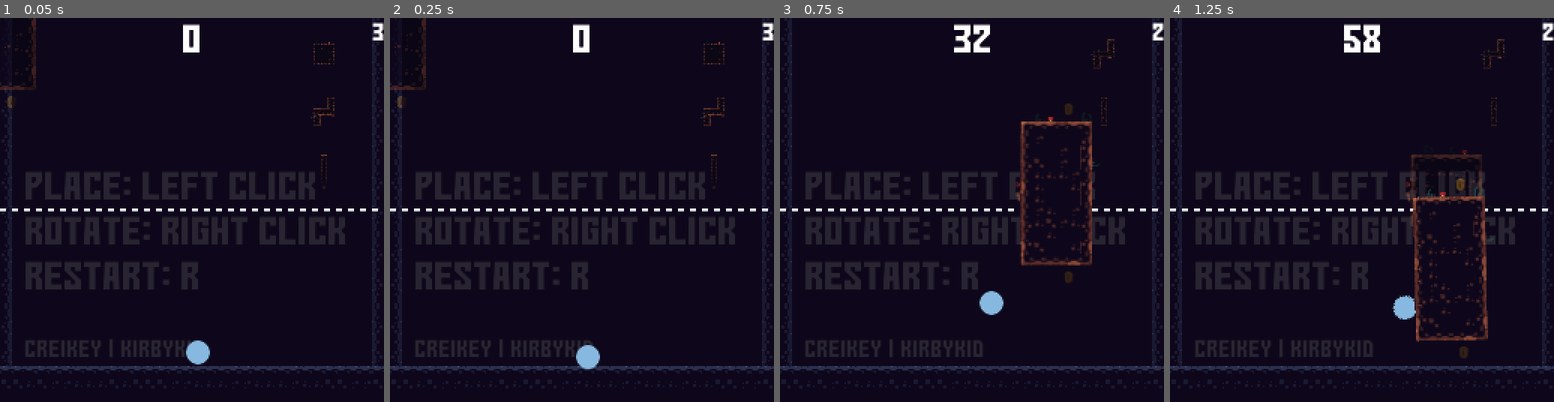
Above: before the commit, frames 1-4 (left to right).
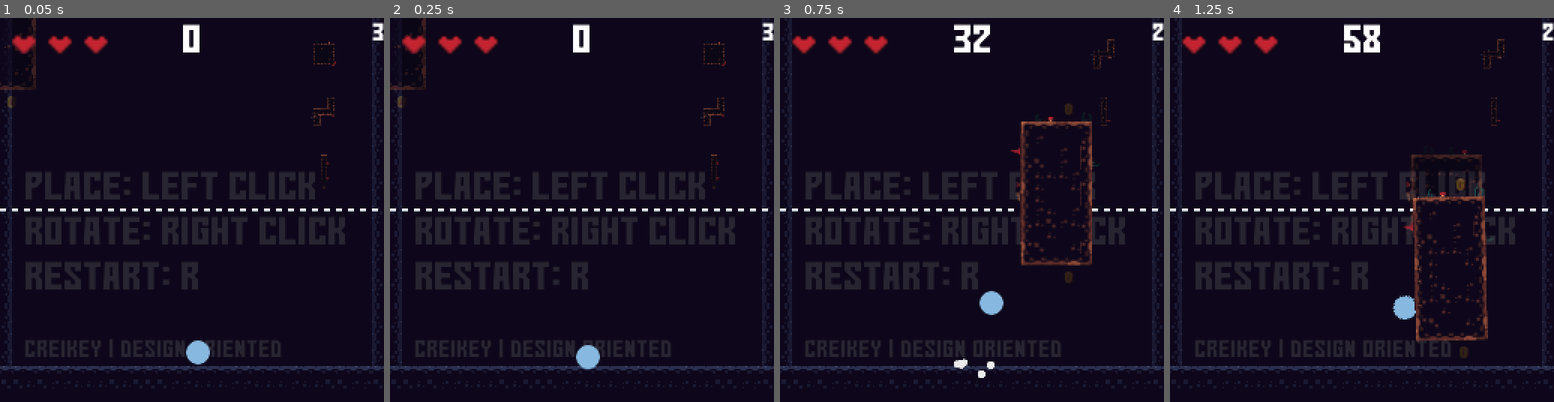
Above: after the commit, the same moments.

Repository: creikey/SkyLimit
Game: Godot game, scene res://Main.tscn
The game is run twice, just before and just after one commit, with the same random seed, the same clock (stepped at 60 frames per second) and the same inputs.
Inputs (mouse positions are in pixels of both pictures, inside the frame that each line leads up to):
- Up to frame 1 (0.05 s): no input
- Up to frame 2 (0.25 s): no input
- Up to frame 3 (0.75 s): tap Enter at 0.5 s; move the mouse to (1056, 190) at 0.52 s; hold D (right) from 0.53 s (still down); hold W (jump) from 0.53 s (still down); click (1056, 190) at 0.6 s
- Up to frame 4 (1.25 s): keep holding D (right); keep holding W (jump)

The runs differ from the first frame. In frame 1, 1.2% of the frame differs, in the area x 3-88%, y 4-89%; in frame 2, 1.2%; in frame 3, 1.3%, in the area x 3-86%, y 4-94%; in frame 4, 1.2%.

Commit message:
Add particle effects and sound effects

Diff:
--- a/BlockPickup.gd
+++ b/BlockPickup.gd
@@ -17,6 +17,6 @@
 
 
 func _on_BlockPickup_body_entered(body):
-	if body is Player:
+	if enabled and body is Player:
 		body.on_collect_pickup()
 		queue_free()
--- a/Chunk.gd
+++ b/Chunk.gd
@@ -3,6 +3,7 @@
 class_name Chunk
 
 signal frozen
+signal placed
 
 onready var tile: TileMap = $TileMap
 
@@ -31,6 +32,7 @@
 	$TileMap.scale = s
 
 func place():
+	emit_signal("placed")
 	set_collision_layer_bit(0, true)
 	set_collision_mask_bit(0, true)
 	gravity_scale = 0.5
--- /dev/null
+++ b/DieParticles.gd
@@ -0,0 +1,8 @@
+extends CPUParticles2D
+
+func _ready():
+	one_shot = true
+	get_tree().create_timer(lifetime).connect("timeout", self, "_timeout")
+
+func _timeout():
+	queue_free()
--- /dev/null
+++ b/JumpParticles.tscn
@@ -0,0 +1,23 @@
+[gd_scene load_steps=4 format=2]
+
+[ext_resource path="res://particle.png" type="Texture" id=1]
+[ext_resource path="res://DieParticles.gd" type="Script" id=2]
+
+[sub_resource type="Curve" id=13]
+_data = [ Vector2( 0, 1 ), 0.0, 0.0766668, 0, 0, Vector2( 0.530973, 0 ), 0.0, 0.0, 0, 0 ]
+
+[node name="JumpParticles" type="CPUParticles2D"]
+position = Vector2( 132, 223 )
+amount = 5
+explosiveness = 1.0
+texture = ExtResource( 1 )
+direction = Vector2( 0, 1 )
+spread = 90.0
+gravity = Vector2( 0, 0 )
+initial_velocity = 93.72
+initial_velocity_random = 0.58
+damping = 8.07
+scale_amount = 0.31
+scale_amount_random = 0.35
+scale_amount_curve = SubResource( 13 )
+script = ExtResource( 2 )
--- a/Player.gd
+++ b/Player.gd
@@ -3,6 +3,7 @@
 class_name Player
 
 signal collected_pickup
+signal hurt
 
 const move_force_floor: float = 600.0 + 350.0
 const move_force_air: float = 150.0
@@ -11,6 +12,7 @@
 const wall_jump_up_impulse: float = jump_impulse * 0.8
 const wall_jump_impulse: float = 100.0
 
+var lives: int = 3
 var jumping: bool = false
 
 onready var jump_casts = [
@@ -31,6 +33,11 @@
 		w.add_exception(self)
 
 
+func hurt(amount_lives: int):
+	lives -= amount_lives
+	$Hurt.play()
+	emit_signal("hurt")
+
 func on_floor() -> bool:
 	for j in jump_casts:
 		if j.is_colliding():
@@ -44,6 +51,7 @@
 	return false
 
 func on_collect_pickup():
+	$Pickup.play()
 	emit_signal("collected_pickup")
 
 func _physics_process(_delta):
@@ -68,13 +76,26 @@
 func _input(event):
 	if event.is_action_pressed("jump") and on_floor():
 		apply_central_impulse(Vector2(0, -jump_impulse))
+		$Jump.pitch_scale = rand_range(0.9, 1.1)
+		$Jump.play()
+		var new_particle: Node2D = preload("res://JumpParticles.tscn").instance()
+		get_parent().add_child(new_particle)
+		new_particle.global_position = global_position
 		jumping = true
 	if not on_floor() and event.is_action_pressed("jump") and touching_wall():
 		var horizontal_impulse_direction: float = 0.0
+		$SideJump.play()
 		if $NoRotation/WallCastLeft.is_colliding():
 			horizontal_impulse_direction = 1.0
+			var new_particle: Node2D = preload("res://RightParticles.tscn").instance()
+			get_parent().add_child(new_particle)
+			new_particle.global_position = global_position
 		else:
 			horizontal_impulse_direction = -1.0
+			var new_particle: Node2D = preload("res://RightParticles.tscn").instance()
+			get_parent().add_child(new_particle)
+			new_particle.global_position = global_position
+			new_particle.scale.x = -1.0
 		apply_central_impulse(Vector2(horizontal_impulse_direction*wall_jump_impulse, -wall_jump_up_impulse))
 		jumping = true
 	if event.is_action_released("jump"):
--- /dev/null
+++ b/RightParticles.tscn
@@ -0,0 +1,6 @@
+[gd_scene load_steps=2 format=2]
+
+[ext_resource path="res://JumpParticles.tscn" type="PackedScene" id=1]
+
+[node name="RightParticles" instance=ExtResource( 1 )]
+direction = Vector2( 1, 0 )
--- a/Root.tscn
+++ b/Root.tscn
@@ -7,16 +7,17 @@
 [ext_resource path="res://wall.png" type="Texture" id=5]
 [ext_resource path="res://ChunkPlacer.gd" type="Script" id=6]
 [ext_resource path="res://gomarice_no_continue.ttf" type="DynamicFontData" id=7]
-[ext_resource path="res://particle.png" type="Texture" id=8]
+[ext_resource path="res://flap.wav" type="AudioStream" id=8]
+[ext_resource path="res://tiles.png" type="Texture" id=9]
 [ext_resource path="res://dot.png" type="Texture" id=10]
 [ext_resource path="res://UpNext.gd" type="Script" id=11]
 [ext_resource path="res://UI.gd" type="Script" id=12]
 [ext_resource path="res://SessionManager.gd" type="Script" id=13]
 [ext_resource path="res://place.wav" type="AudioStream" id=14]
 [ext_resource path="res://energize.wav" type="AudioStream" id=15]
-
-[sub_resource type="Curve" id=13]
-_data = [ Vector2( 0, 1 ), 0.0, 0.0766668, 0, 0, Vector2( 0.818182, 0 ), 0.0, 0.0, 0, 0 ]
+[ext_resource path="res://pickup.wav" type="AudioStream" id=16]
+[ext_resource path="res://hurt.wav" type="AudioStream" id=17]
+[ext_resource path="res://sideslap.wav" type="AudioStream" id=18]
 
 [sub_resource type="PhysicsMaterial" id=2]
 
@@ -34,6 +35,10 @@
 font_data = ExtResource( 7 )
 
 [sub_resource type="DynamicFont" id=12]
+size = 26
+font_data = ExtResource( 7 )
+
+[sub_resource type="DynamicFont" id=14]
 size = 26
 font_data = ExtResource( 7 )
 
@@ -81,21 +86,6 @@
 "_edit_lock_": true
 }
 
-[node name="CPUParticles2D" type="CPUParticles2D" parent="."]
-visible = false
-position = Vector2( 132, 223 )
-amount = 6
-explosiveness = 1.0
-texture = ExtResource( 8 )
-spread = 180.0
-gravity = Vector2( 0, 0 )
-initial_velocity = 50.07
-initial_velocity_random = 0.58
-damping = 8.07
-scale_amount = 0.31
-scale_amount_random = 0.35
-scale_amount_curve = SubResource( 13 )
-
 [node name="Player" type="RigidBody2D" parent="."]
 position = Vector2( 132, 223 )
 physics_material_override = SubResource( 2 )
@@ -149,6 +139,21 @@
 enabled = true
 exclude_parent = false
 cast_to = Vector2( 0, 16 )
+
+[node name="Pickup" type="AudioStreamPlayer" parent="Player"]
+stream = ExtResource( 16 )
+volume_db = -0.248
+
+[node name="Hurt" type="AudioStreamPlayer" parent="Player"]
+pause_mode = 2
+stream = ExtResource( 17 )
+
+[node name="Jump" type="AudioStreamPlayer" parent="Player"]
+stream = ExtResource( 8 )
+volume_db = 4.123
+
+[node name="SideJump" type="AudioStreamPlayer" parent="Player"]
+stream = ExtResource( 18 )
 
 [node name="ChunkPlacer" type="Node2D" parent="."]
 modulate = Color( 1, 1, 1, 0.635294 )
@@ -190,9 +195,10 @@
 margin_bottom = 238.0
 custom_colors/font_color = Color( 1, 1, 1, 0.34902 )
 custom_fonts/font = SubResource( 10 )
-text = "creikey | kirbykid"
+text = "creikey | Design oriented"
 
 [node name="UI" type="Control" parent="."]
+pause_mode = 2
 margin_right = 256.0
 margin_bottom = 256.0
 mouse_filter = 2
@@ -219,7 +225,48 @@
 position = Vector2( 216, 24 )
 script = ExtResource( 11 )
 
+[node name="Hearts" type="Control" parent="UI"]
+margin_right = 40.0
+margin_bottom = 40.0
+
+[node name="Heart1" type="Sprite" parent="UI/Hearts"]
+position = Vector2( 16, 16 )
+scale = Vector2( 2, 2 )
+texture = ExtResource( 9 )
+region_enabled = true
+region_rect = Rect2( 96, 32, 8, 8 )
+
+[node name="Heart2" type="Sprite" parent="UI/Hearts"]
+position = Vector2( 40, 16 )
+scale = Vector2( 2, 2 )
+texture = ExtResource( 9 )
+region_enabled = true
+region_rect = Rect2( 96, 32, 8, 8 )
+
+[node name="Heart3" type="Sprite" parent="UI/Hearts"]
+position = Vector2( 64, 16 )
+scale = Vector2( 2, 2 )
+texture = ExtResource( 9 )
+region_enabled = true
+region_rect = Rect2( 96, 32, 8, 8 )
+
+[node name="Died" type="ColorRect" parent="UI"]
+visible = false
+anchor_right = 1.0
+anchor_bottom = 1.0
+color = Color( 0, 0, 0, 0.568627 )
+
+[node name="Label" type="Label" parent="UI/Died"]
+anchor_right = 1.0
+anchor_bottom = 1.0
+custom_fonts/font = SubResource( 14 )
+text = "Died.
+R to restart"
+align = 1
+valign = 1
+
 [node name="SessionManager" type="Node" parent="."]
+pause_mode = 2
 script = ExtResource( 13 )
 
 [node name="Energize" type="AudioStreamPlayer" parent="SessionManager"]
--- a/SessionManager.gd
+++ b/SessionManager.gd
@@ -20,6 +20,7 @@
 		emit_signal("reset_blocks_left_to", max_blocks)
 		for b in root.get_node("Chunks").get_children():
 			b.freeze()
+		root.get_node("Player").lives = 3
 # warning-ignore:narrowing_conversion
 	score = max(score, -int(player.global_position.y - 223.0))
 
@@ -27,6 +28,6 @@
 	root.get_node("UI/Score").text = str(score)
 	root.get_node("NextLine").global_position.y = must_get_to_height
 
-func _input(event):
-	if event.is_action_pressed("restart"):
+	if Input.is_action_just_pressed("restart"):
+		get_tree().paused = false
 		var _err = get_tree().reload_current_scene()
--- /dev/null
+++ b/Spike.gd
@@ -0,0 +1,20 @@
+extends Area2D
+
+export var chance_is_destroyed: float = 0.3
+
+var enabled: bool = false
+
+func _ready():
+	randomize()
+	if rand_range(0.0, 1.0) < chance_is_destroyed:
+		queue_free()
+	var chunk: Chunk = get_parent().get_parent()
+	var _err = chunk.connect("placed", self, "on_placed")
+
+func on_placed():
+	enabled = true
+
+func _on_Spike_body_entered(body):
+	if enabled and body is Player:
+		body.hurt(1)
+		body.apply_central_impulse((Vector2(0, -1).rotated(global_rotation)).normalized()*300.0)
--- a/Spike.tscn
+++ b/Spike.tscn
@@ -1,11 +1,14 @@
-[gd_scene load_steps=3 format=2]
+[gd_scene load_steps=4 format=2]
 
 [ext_resource path="res://tiles.png" type="Texture" id=1]
+[ext_resource path="res://Spike.gd" type="Script" id=2]
 
 [sub_resource type="RectangleShape2D" id=1]
 extents = Vector2( 1, 3.5 )
 
 [node name="Spike" type="Area2D"]
+script = ExtResource( 2 )
+chance_is_destroyed = 0.8
 
 [node name="Sprite" type="Sprite" parent="."]
 texture = ExtResource( 1 )
@@ -16,3 +19,5 @@
 [node name="CollisionShape2D" type="CollisionShape2D" parent="."]
 position = Vector2( 4, 4.5 )
 shape = SubResource( 1 )
+
+[connection signal="body_entered" from="." to="." method="_on_Spike_body_entered"]
--- a/UI.gd
+++ b/UI.gd
@@ -1,4 +1,10 @@
 extends Control
+
+onready var hearts = [
+	$Hearts/Heart1,
+	$Hearts/Heart2,
+	$Hearts/Heart3,
+]
 
 func _process(_delta):
 	rect_position.y = -get_viewport().canvas_transform.get_origin().y
@@ -8,3 +14,11 @@
 	else:
 		$HowManyLeft.set("custom_colors/font_color", Color.white)
 	$HowManyLeft.text = str(left)
+
+	for h_i in range(0, hearts.size()):
+		var h: Node2D = hearts[h_i]
+		h.visible = h_i < get_node("../Player").lives
+
+	if get_node("../Player").lives == 0:
+		get_tree().paused = true
+		$Died.visible = true
--- a/chunks/DirtBigIsland.tscn
+++ b/chunks/DirtBigIsland.tscn
@@ -1,8 +1,9 @@
-[gd_scene load_steps=4 format=2]
+[gd_scene load_steps=5 format=2]
 
 [ext_resource path="res://Chunk.tscn" type="PackedScene" id=1]
 [ext_resource path="res://Decoration.tscn" type="PackedScene" id=2]
 [ext_resource path="res://BlockPickup.tscn" type="PackedScene" id=3]
+[ext_resource path="res://Spike.tscn" type="PackedScene" id=4]
 
 [node name="Dirt" instance=ExtResource( 1 )]
 
@@ -65,3 +66,15 @@
 
 [node name="BlockPickup5" parent="TileMap" index="12" instance=ExtResource( 3 )]
 position = Vector2( 8, 56 )
+
+[node name="Spike" parent="TileMap" index="13" instance=ExtResource( 4 )]
+position = Vector2( -32, -24 )
+rotation = -1.57079
+
+[node name="Spike2" parent="TileMap" index="14" instance=ExtResource( 4 )]
+position = Vector2( 32, 24 )
+rotation = -4.71238
+
+[node name="Spike3" parent="TileMap" index="15" instance=ExtResource( 4 )]
+position = Vector2( 0, 56 )
+rotation = -3.14159
--- a/chunks/DirtBracket.tscn
+++ b/chunks/DirtBracket.tscn
@@ -1,8 +1,9 @@
-[gd_scene load_steps=4 format=2]
+[gd_scene load_steps=5 format=2]
 
 [ext_resource path="res://Chunk.tscn" type="PackedScene" id=1]
 [ext_resource path="res://Decoration.tscn" type="PackedScene" id=2]
 [ext_resource path="res://BlockPickup.tscn" type="PackedScene" id=3]
+[ext_resource path="res://Spike.tscn" type="PackedScene" id=4]
 
 [node name="Dirt" instance=ExtResource( 1 )]
 
@@ -45,3 +46,14 @@
 
 [node name="BlockPickup3" parent="TileMap" index="7" instance=ExtResource( 3 )]
 position = Vector2( 0, 24 )
+
+[node name="Spike" parent="TileMap" index="8" instance=ExtResource( 4 )]
+position = Vector2( 16, -8 )
+rotation = 1.57079
+
+[node name="Spike2" parent="TileMap" index="9" instance=ExtResource( 4 )]
+position = Vector2( 16, -40 )
+
+[node name="Spike3" parent="TileMap" index="10" instance=ExtResource( 4 )]
+position = Vector2( -16, -16 )
+rotation = -1.57079
--- a/chunks/DirtHump.tscn
+++ b/chunks/DirtHump.tscn
@@ -1,8 +1,9 @@
-[gd_scene load_steps=4 format=2]
+[gd_scene load_steps=5 format=2]
 
 [ext_resource path="res://Chunk.tscn" type="PackedScene" id=1]
 [ext_resource path="res://Decoration.tscn" type="PackedScene" id=2]
 [ext_resource path="res://BlockPickup.tscn" type="PackedScene" id=3]
+[ext_resource path="res://Spike.tscn" type="PackedScene" id=4]
 
 [node name="Dirt" instance=ExtResource( 1 )]
 
@@ -47,5 +48,16 @@
 [node name="BlockPickup2" parent="TileMap" index="7" instance=ExtResource( 3 )]
 position = Vector2( 0, -16 )
 
-[node name="BlockPickup3" parent="TileMap" index="8" instance=ExtResource( 3 )]
+[node name="Spike" parent="TileMap" index="8" instance=ExtResource( 4 )]
+position = Vector2( 8, -40 )
+
+[node name="Spike2" parent="TileMap" index="9" instance=ExtResource( 4 )]
+position = Vector2( -16, 40 )
+rotation = 3.14159
+
+[node name="Spike3" parent="TileMap" index="10" instance=ExtResource( 4 )]
 position = Vector2( 0, 16 )
+rotation = 1.57079
+
+[node name="BlockPickup3" parent="TileMap" index="11" instance=ExtResource( 3 )]
+position = Vector2( 0, 16 )
--- a/chunks/DirtIsland.tscn
+++ b/chunks/DirtIsland.tscn
@@ -1,8 +1,9 @@
-[gd_scene load_steps=4 format=2]
+[gd_scene load_steps=5 format=2]
 
 [ext_resource path="res://Chunk.tscn" type="PackedScene" id=1]
 [ext_resource path="res://Decoration.tscn" type="PackedScene" id=2]
 [ext_resource path="res://BlockPickup.tscn" type="PackedScene" id=3]
+[ext_resource path="res://Spike.tscn" type="PackedScene" id=4]
 
 [node name="Dirt" instance=ExtResource( 1 )]
 
@@ -56,3 +57,14 @@
 
 [node name="BlockPickup3" parent="TileMap" index="10" instance=ExtResource( 3 )]
 position = Vector2( 8, 32 )
+
+[node name="Spike" parent="TileMap" index="11" instance=ExtResource( 4 )]
+position = Vector2( -8, -32 )
+
+[node name="Spike2" parent="TileMap" index="12" instance=ExtResource( 4 )]
+position = Vector2( 24, 32 )
+rotation = 3.14159
+
+[node name="Spike3" parent="TileMap" index="13" instance=ExtResource( 4 )]
+position = Vector2( 32, 16 )
+rotation = 1.57079
--- a/chunks/DirtLadder.tscn
+++ b/chunks/DirtLadder.tscn
@@ -1,8 +1,9 @@
-[gd_scene load_steps=4 format=2]
+[gd_scene load_steps=5 format=2]
 
 [ext_resource path="res://Chunk.tscn" type="PackedScene" id=1]
 [ext_resource path="res://Decoration.tscn" type="PackedScene" id=2]
 [ext_resource path="res://BlockPickup.tscn" type="PackedScene" id=3]
+[ext_resource path="res://Spike.tscn" type="PackedScene" id=4]
 
 [node name="Dirt" instance=ExtResource( 1 )]
 
@@ -52,3 +53,17 @@
 [node name="BlockPickup4" parent="TileMap" index="8" instance=ExtResource( 3 )]
 position = Vector2( 24, -16 )
 chance_of_deleting = 0.3
+
+[node name="Spike" parent="TileMap" index="9" instance=ExtResource( 4 )]
+position = Vector2( -16, -8 )
+rotation = -1.57079
+
+[node name="Spike2" parent="TileMap" index="10" instance=ExtResource( 4 )]
+position = Vector2( -16, 16 )
+rotation = -1.57079
+
+[node name="Spike3" parent="TileMap" index="11" instance=ExtResource( 4 )]
+position = Vector2( 24, 24 )
+
+[node name="Spike4" parent="TileMap" index="12" instance=ExtResource( 4 )]
+position = Vector2( 24, -16 )
--- a/chunks/DirtLog.tscn
+++ b/chunks/DirtLog.tscn
@@ -1,8 +1,9 @@
-[gd_scene load_steps=4 format=2]
+[gd_scene load_steps=5 format=2]
 
 [ext_resource path="res://Chunk.tscn" type="PackedScene" id=1]
 [ext_resource path="res://Decoration.tscn" type="PackedScene" id=2]
 [ext_resource path="res://BlockPickup.tscn" type="PackedScene" id=3]
+[ext_resource path="res://Spike.tscn" type="PackedScene" id=4]
 
 [node name="Dirt" instance=ExtResource( 1 )]
 
@@ -42,3 +43,11 @@
 
 [node name="BlockPickup2" parent="TileMap" index="6" instance=ExtResource( 3 )]
 position = Vector2( 0, -40 )
+
+[node name="Spike" parent="TileMap" index="7" instance=ExtResource( 4 )]
+position = Vector2( 16, -16 )
+rotation = 1.57079
+
+[node name="Spike2" parent="TileMap" index="8" instance=ExtResource( 4 )]
+position = Vector2( 16, 16 )
+rotation = 1.57079
Not shown: 1 places in Root.tscn that only renumber resources
Not shown, added: flap.wav.import
Not shown, added: hurt.wav.import
Not shown, added: pickup.wav.import
Not shown, added: sideslap.wav.import
Binary file changed: tiles.png
Not shown, changed: todo.txt
Not shown, added: flap.wav
Not shown, added: hurt.wav
Not shown, added: pickup.wav
Not shown, added: sideslap.wav
